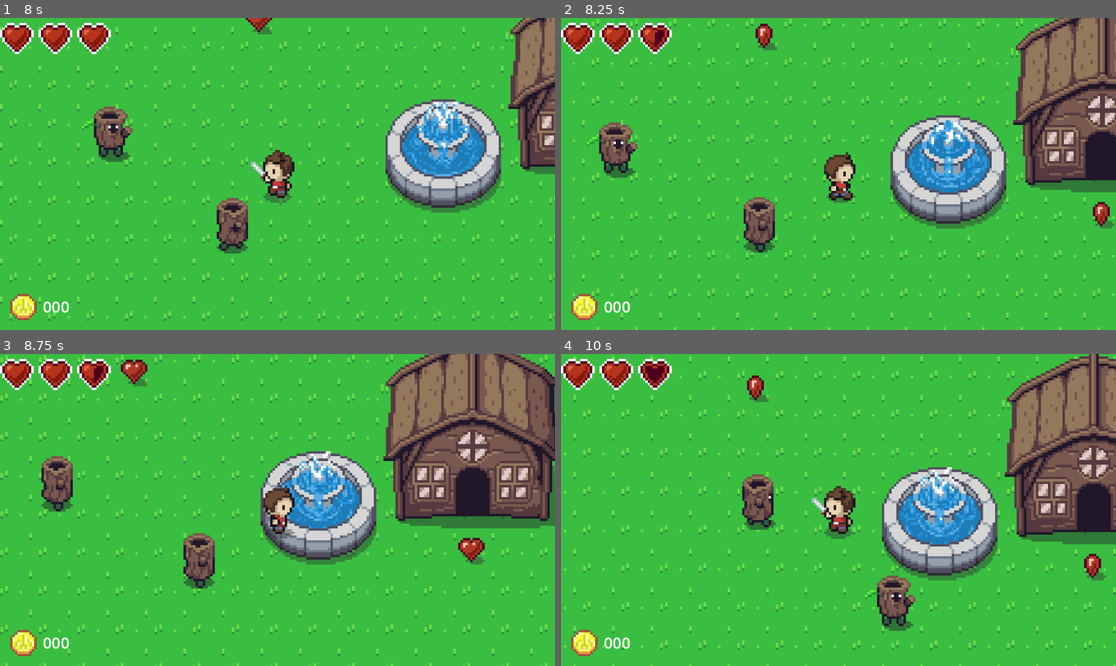
Above: before the commit, frames 1-4 (two rows, left to right).
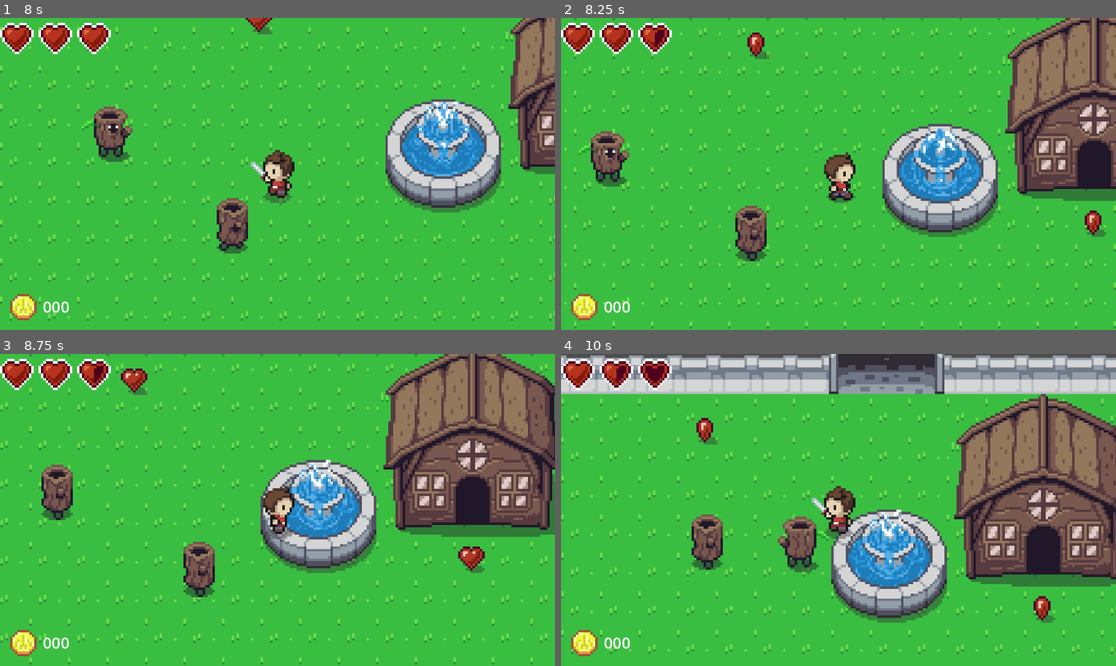
Above: after the commit, the same moments.

Repository: janssen-r/game-design-1
Game: Godot game, scene res://td_world_1.tscn
Same seed, same stepped clock (60 frames per second), same inputs: the game is played once before the commit and once after it. The project has no main scene, so this scene is started directly.
Inputs (mouse positions are in pixels of both pictures, inside the frame that each line leads up to):
- Up to frame 1 (8 s): tap Enter (ui_accept) at 0.5, 0.77, 3.77, 6.77 s; move the mouse to (399, 158) at 0.52 s; hold Right (ui_right) 0.53-1.25 s; tap I (zoom_cam_in) every 1.5 s from 0.6 to 6.6 s; click (399, 158) at 0.67 s; drag from (166, 189) to (471, 198) at 1.27 s; move the mouse to (333, 105) at 2.02 s; hold Left (ui_left) 2.03-2.75 s; drag from (249, 236) to (83, 127) at 2.77 s; move the mouse to (444, 220) at 3.52 s; hold Right (ui_right) 3.53-4.25 s; drag from (111, 127) to (194, 96) at 4.27 s; move the mouse to (305, 174) at 5.02 s; hold Right (ui_right) 5.03-5.75 s; click (305, 174) at 5.17 s; drag from (194, 96) to (471, 198) at 5.77 s; move the mouse to (399, 158) at 6.52 s; hold Left (ui_left) 6.53-7.25 s; drag from (166, 189) to (111, 58) at 7.27 s
- Up to frame 2 (8.25 s): move the mouse to (894, 105) at 8.02 s; hold Right (ui_right) from 8.03 s (still down); tap I (zoom_cam_in) at 8.1 s
- Up to frame 3 (8.75 s): keep holding Right (ui_right)
- Up to frame 4 (10 s): release Right (ui_right) at 8.75 s; drag from (810, 572) to (694, 372) at 8.77 s; move the mouse to (1005, 556) at 9.52 s; hold Left (ui_left) from 9.53 s (still down); tap I (zoom_cam_in) at 9.6 s; click (1005, 556) at 9.67 s; tap Enter (ui_accept) at 9.77 s

Frame 1 is identical in both runs. In frame 2, 21% of the frame differs, in the area x 0-100%, y 0-100%; in frame 3, 22%; in frame 4, 42%.

Commit message:
Update 11/12

Diff:
--- a/td_enemy.gd
+++ b/td_enemy.gd
@@ -40,7 +40,7 @@
 var ai_timer = ai_timer_max - randi() % 5
 var damage_lock = 0.0
 var animation_lock = 0.0
-var knockback = 128.0
+var knockback = 128.0 * 1.25
 var vision_distance = 50.0
 var money_value = 5.0
 
